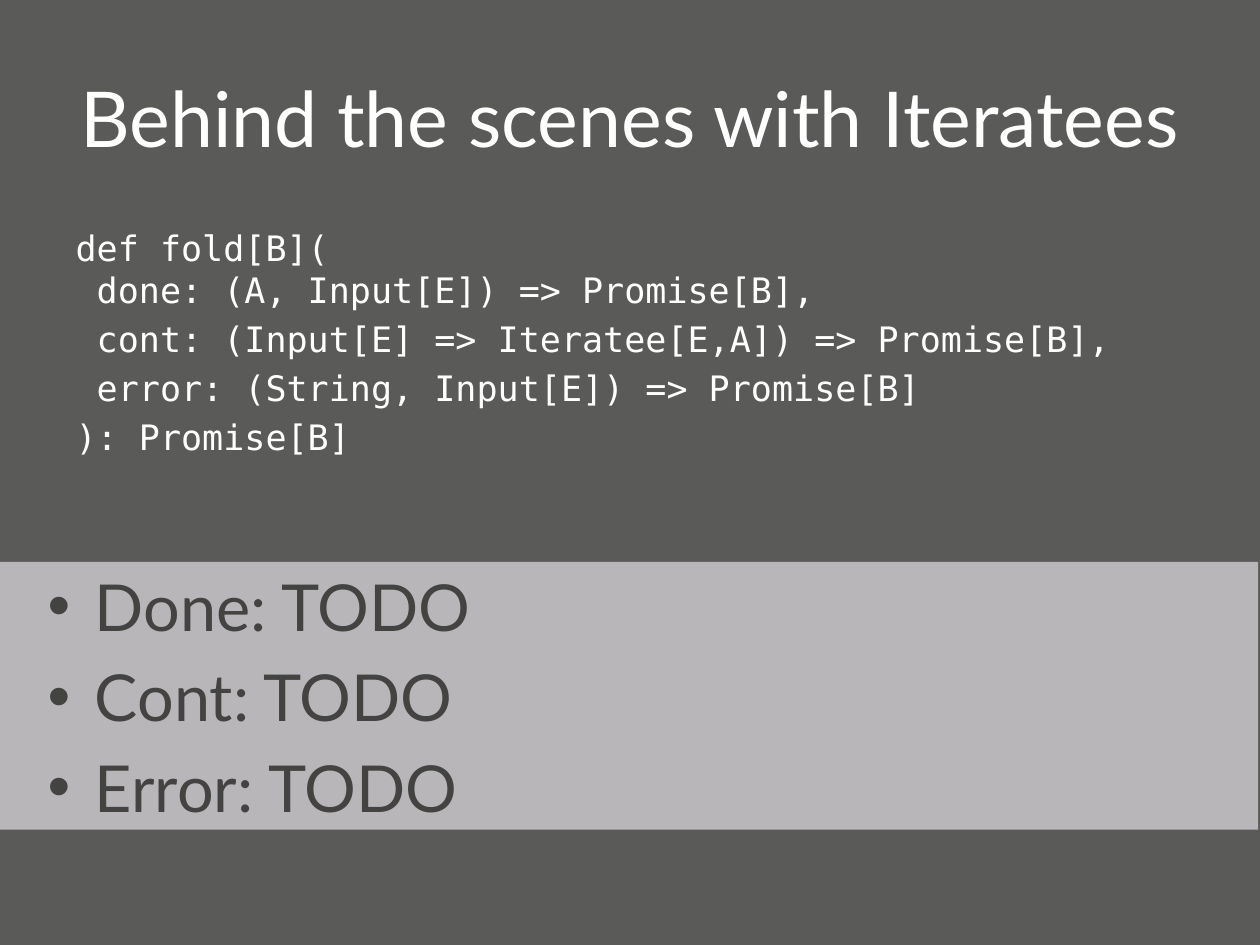
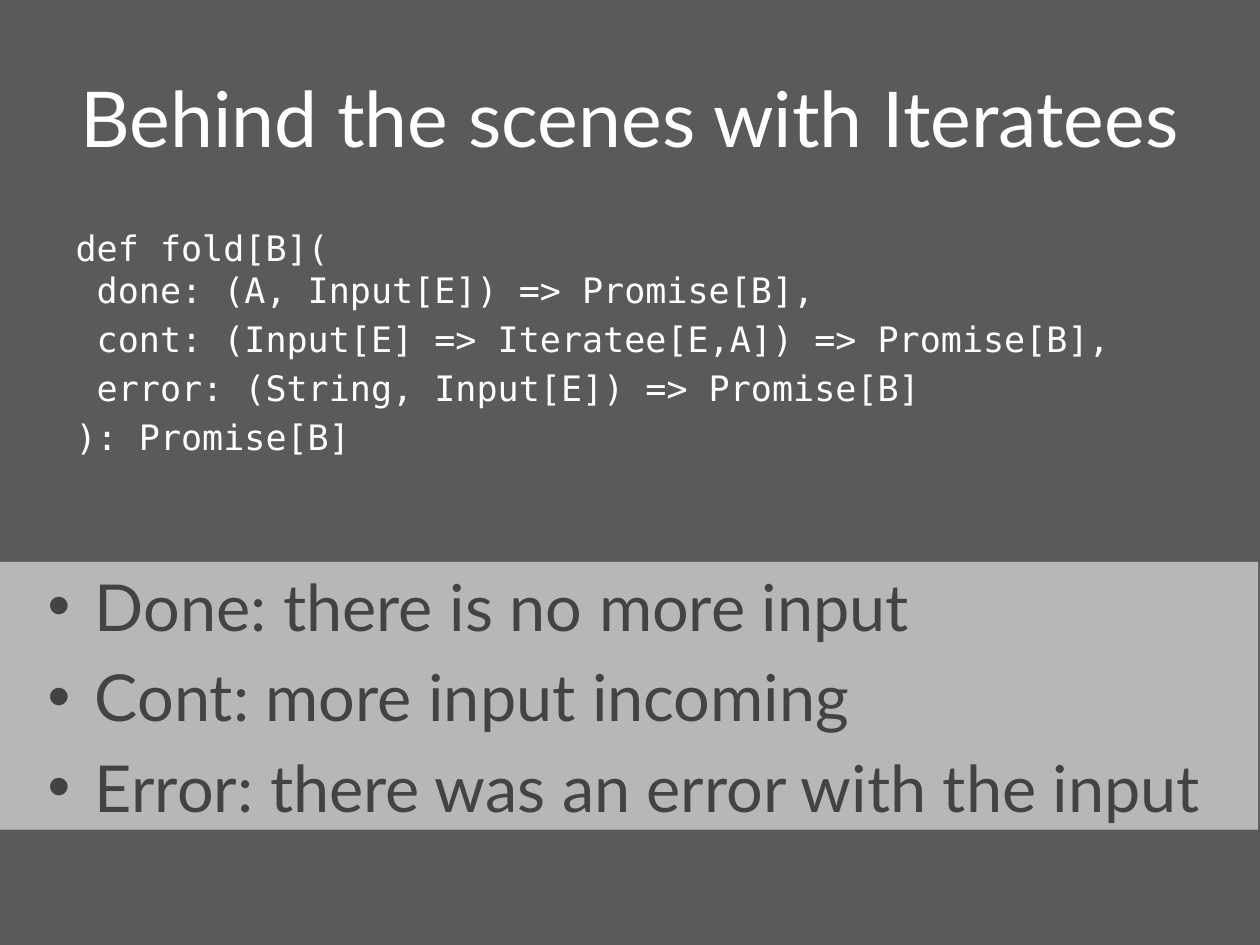
Before and after one commit to oscarrenalias/wjax-2012-play-async-apps, a slide deck: slide 26 of presentation/Asynchronous web apps with Play Framework 2.0.pptx (slide 25 before the commit). Drawn at 1260x945 pixels with LibreOffice and Linux fonts; fonts in the diff are those of the drawing; background and template pictures are left out. Boxes give left, top, right and bottom in pixels: in the first picture for what was removed or moved away, otherwise in the second. Text is boxed around its words. In the diff, an @@ line names an element or a change of style, - is before the commit and + after.

```diff
--- a/presentation/Asynchronous web apps with Play Framework 2.0.pptx
+++ b/presentation/Asynchronous web apps with Play Framework 2.0.pptx
@@ text in rectangle at <box>95,583,1200,823</box>: text changed @@
-• Done: TODO
-• Cont: TODO
-• Error: TODO
+• Done: there is no more input
+• Cont: more input incoming
+• Error: there was an error with the input
```
Also in this commit, not shown: 4 other slides changed, 5 slides added, 1 slide removed.
